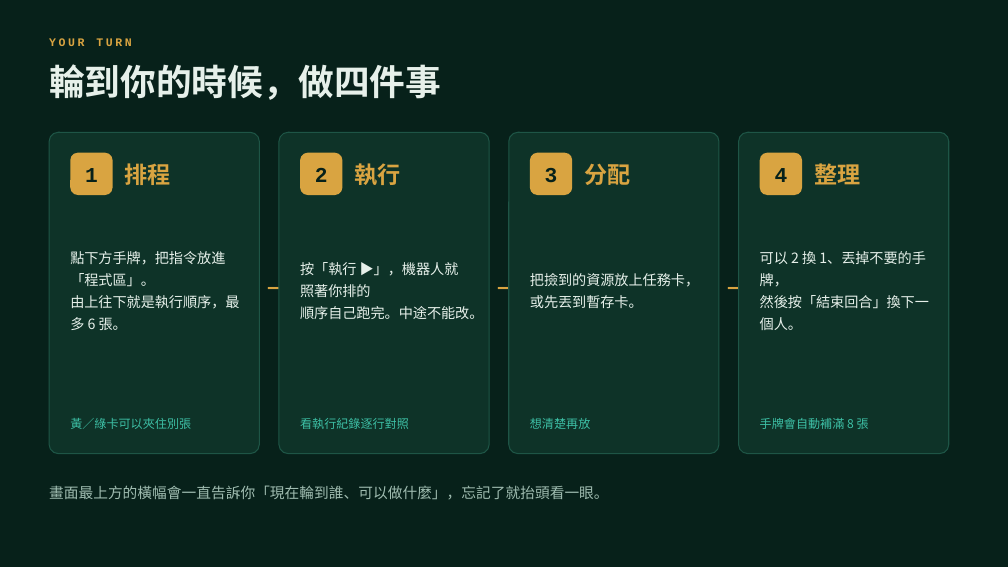
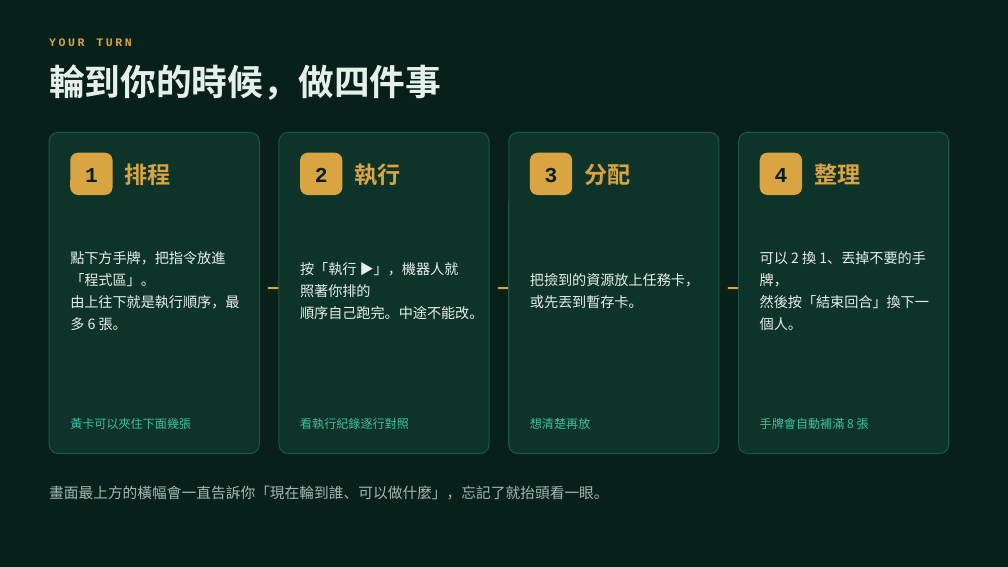
Before and after one commit to jack1214w/robot-city, a slide deck: slide 4 of 機器人蓋城市-遊戲規則.pptx. Drawn at 1008x567 pixels with LibreOffice and Linux fonts; fonts in the diff are those of the drawing. Boxes give left, top, right and bottom in pixels: in the first picture for what was removed or moved away, otherwise in the second. Text is boxed around its words. In the diff, an @@ line names an element or a change of style, - is before the commit and + after.

```diff
--- a/機器人蓋城市-遊戲規則.pptx
+++ b/機器人蓋城市-遊戲規則.pptx
@@ text at box(70, 418, 191, 429): text changed @@
-黃／綠卡可以夾住別張
+黃卡可以夾住下面幾張
```
Also in this commit, not shown: 4 other slides changed, 4 other files.
